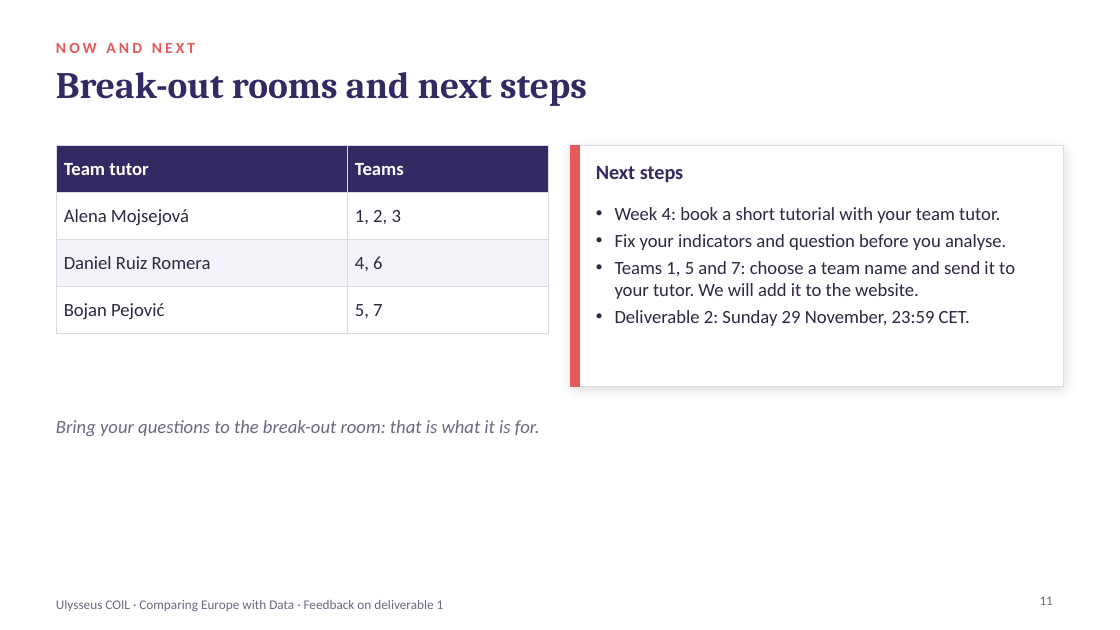
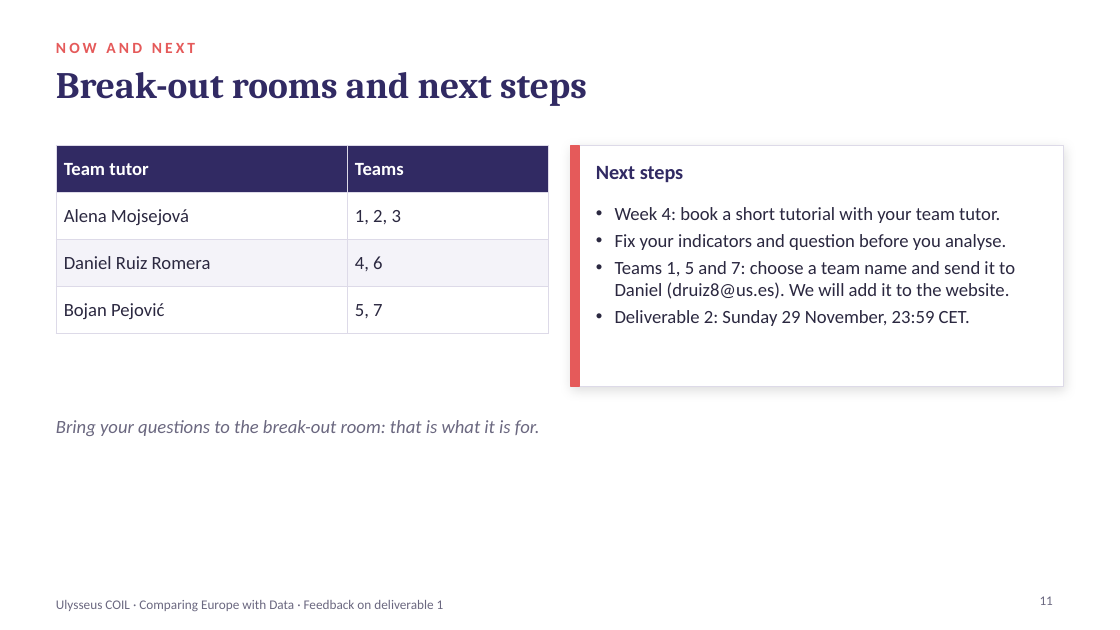
Before and after one commit to coil-europe/coil-europe.github.io, a slide deck: slide 11 of docs/slides/COIL_2_feedback_deliverable1.pptx. Drawn at 1120x630 pixels with LibreOffice and Linux fonts; fonts in the diff are those of the drawing. Boxes give left, top, right and bottom in pixels: in the first picture for what was removed or moved away, otherwise in the second. Text is boxed around its words. In the diff, an @@ line names an element or a change of style, - is before the commit and + after.

```diff
--- a/docs/slides/COIL_2_feedback_deliverable1.pptx
+++ b/docs/slides/COIL_2_feedback_deliverable1.pptx
@@ text at (615, 261, 1015, 299): text changed @@
-• Teams 1, 5 and 7: choose a team name and send it to your tutor. We will add it to the website.
+• Teams 1, 5 and 7: choose a team name and send it to Daniel (druiz8@us.es). We will add it to the website.
```
Also in this commit, not shown: 1 other file.
